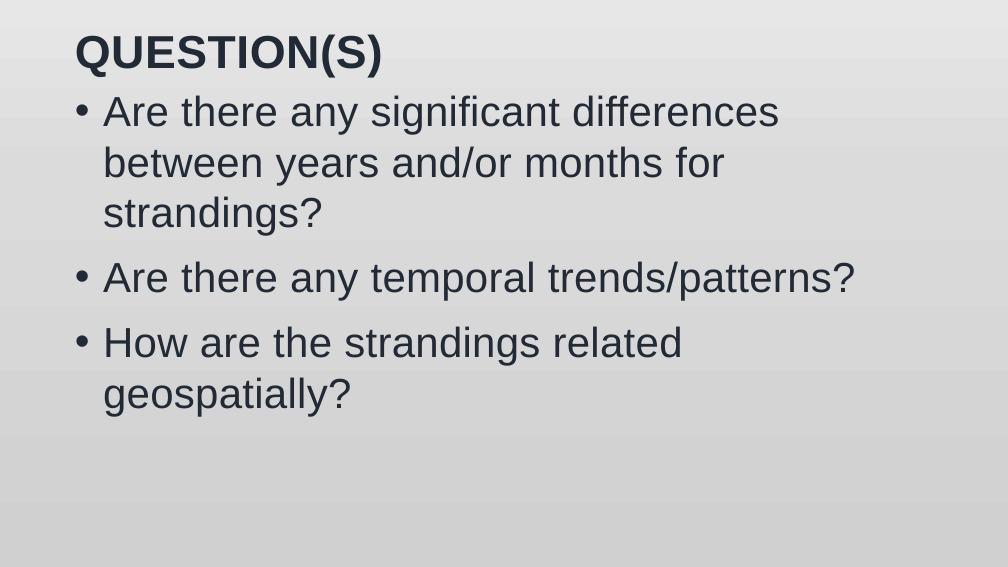
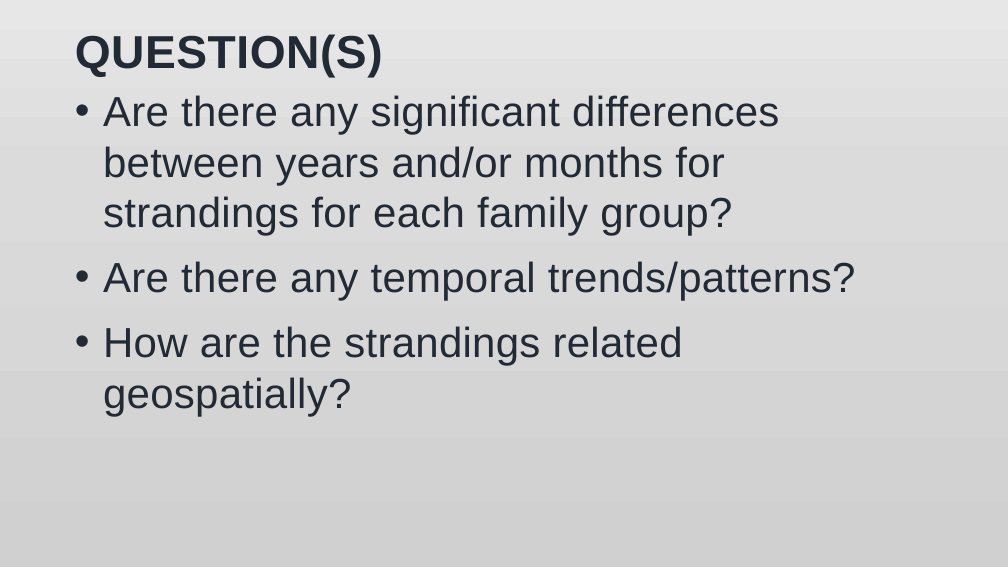
Before and after one commit to jmeza32/MezaFidalgo_Ozog_Pepper_ENV872_EDA_FinalProject, a slide deck: slide 3 of Output/Stranding Data Analysis.pptx. Drawn at 1008x567 pixels with LibreOffice and Linux fonts; fonts in the diff are those of the drawing; background and template pictures are left out. Boxes give left, top, right and bottom in pixels: in the first picture for what was removed or moved away, otherwise in the second. Text is boxed around its words. In the diff, an @@ line names an element or a change of style, - is before the commit and + after.

Commit message:
Edits

```diff
--- a/Output/Stranding Data Analysis.pptx
+++ b/Output/Stranding Data Analysis.pptx
@@ text at bbox=[103, 95, 779, 236]: text changed @@
-• Are there any significant differences between years and/or months for strandings?
+• Are there any significant differences between years and/or months for strandings for each family group?
```
Also in this commit, not shown: 1 other slide changed.
